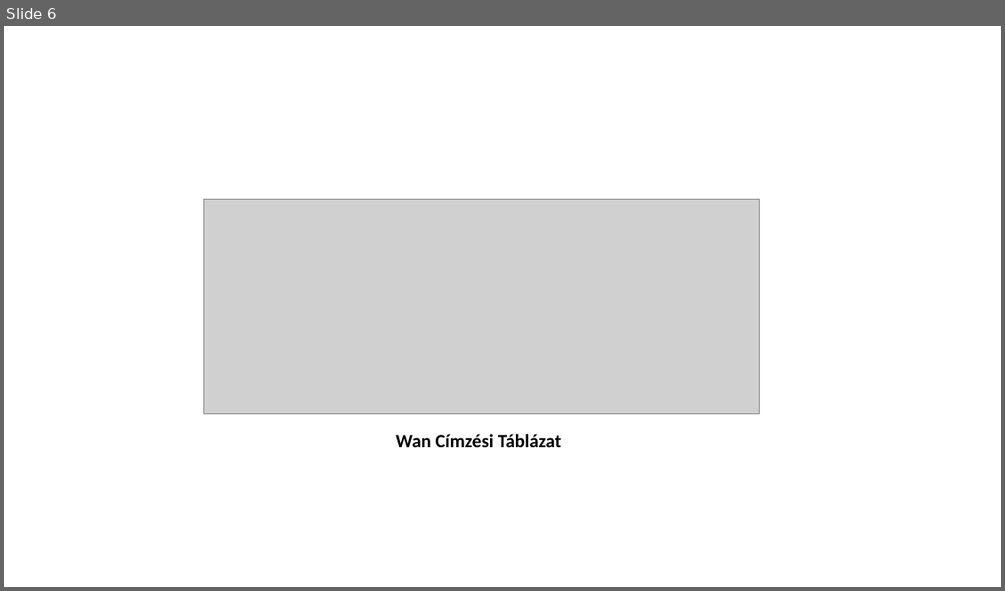
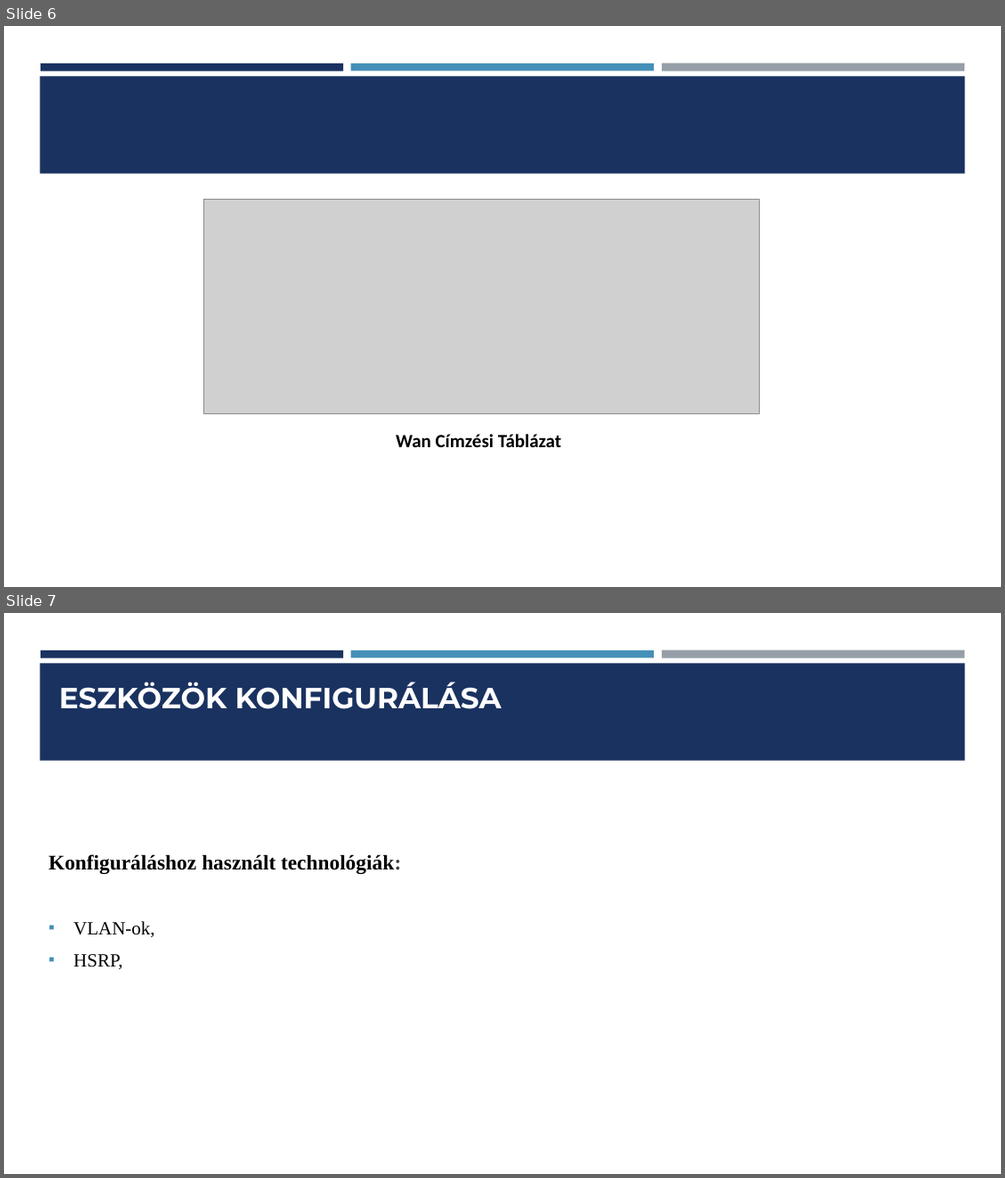
Before and after one commit to Dorina1200/vizsga, a slide deck: Hálózati Infrastruktúra Tervezése és Kivitelezése ppt.pptx. Shown one above the other, each under a label of ours: slide 6 before the commit, slides 6 and 7 after it. The pictures are 1005x591 and 1005x1178 pixels, drawn with LibreOffice and Linux fonts; fonts in the diff are those of the drawing; grey boxes stand for pictures. Boxes give left, top, right and bottom in pixels: in the first picture for what was removed or moved away, otherwise in the second. Text is boxed around its words. In the diff, an @@ line names an element or a change of style, - is before the commit and + after.

```diff
--- a/Hálózati Infrastruktúra Tervezése és Kivitelezése ppt.pptx
+++ b/Hálózati Infrastruktúra Tervezése és Kivitelezése ppt.pptx
@@ slide 7 added at (x1=4, y1=613, x2=1001, y2=1174), background #FFFFFF; not listed: 4 template elements that a slide beside it also shows @@
@@ title added at (x1=59, y1=682, x2=502, y2=709), 28 pt, text #FFFFFF, bold @@
+ESZKÖZÖK KONFIGURÁLÁSA
@@ text added at (x1=48, y1=854, x2=401, y2=969), 20 pt, text #000000, bold @@
+Konfiguráláshoz használt technológiák:
+▪ VLAN-ok,
+▪ HSRP,
@@ slide 6 changed as well @@
@@ rectangle added at (x1=40, y1=76, x2=965, y2=174), fill #1A3260 @@
@@ rectangle added at (x1=40, y1=63, x2=343, y2=70), fill #1A3260 @@
@@ rectangle added at (x1=351, y1=63, x2=654, y2=70), fill #4590B8 @@
@@ rectangle added at (x1=662, y1=63, x2=964, y2=71), fill #969FA7 @@
```
Also in this commit, not shown: 7 other slides changed, 2 slides removed.
